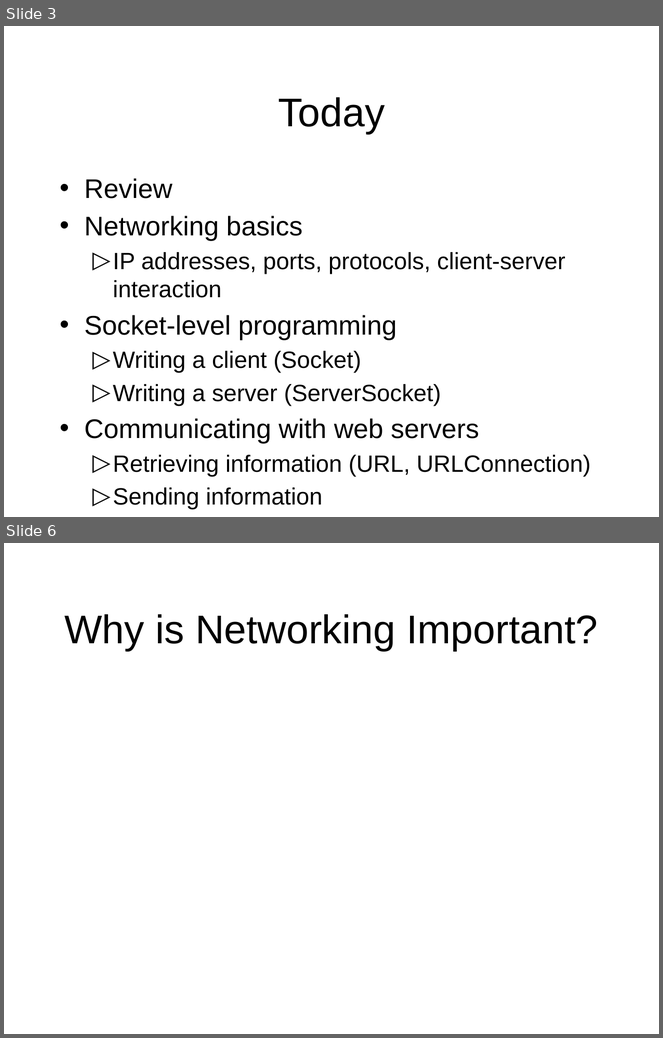
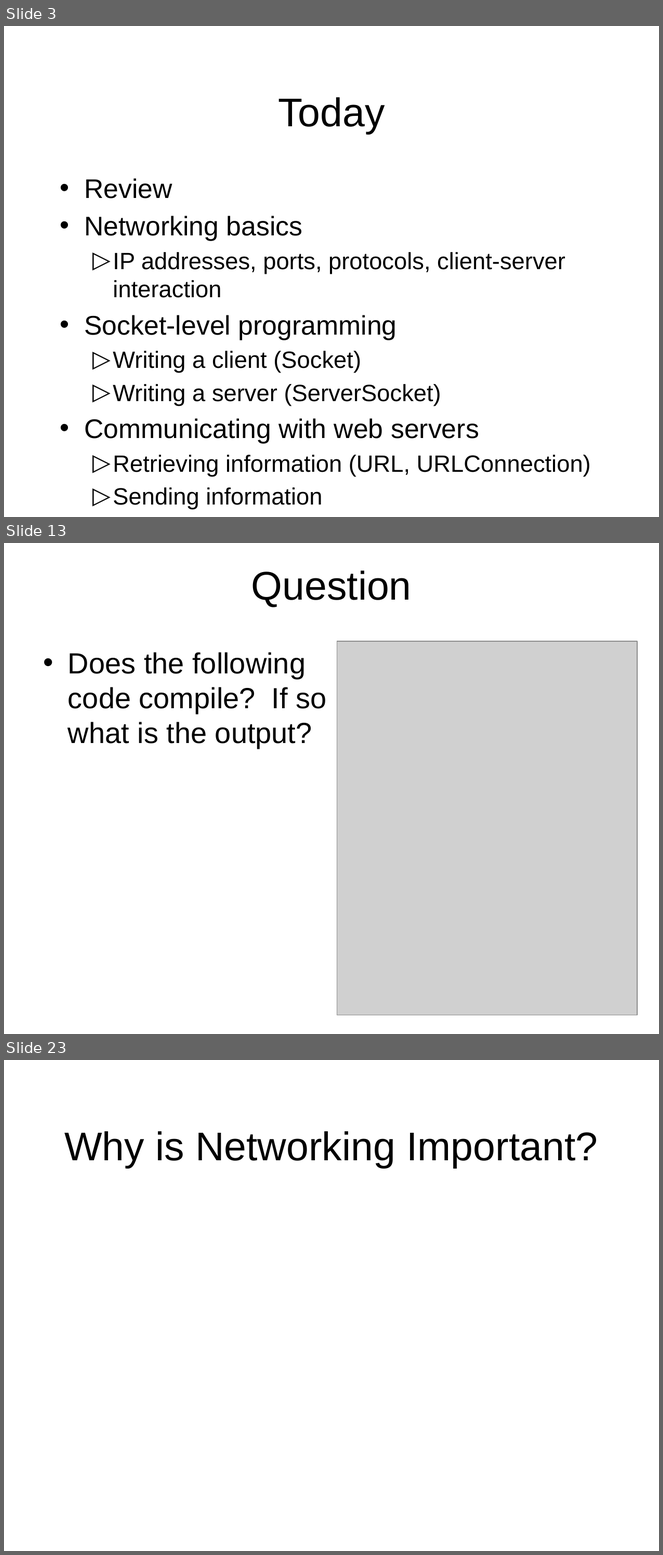
Before and after one commit to octaviordz/zjnu2017.github.io, a slide deck: OOP/lectures/120--Network.Programming.pptx. Shown one above the other, each under a label of ours: slides 3 and 6 before the commit, slides 3, 13 and 23 after it; the slides between them are not shown. The pictures are 663x1038 and 663x1555 pixels, drawn with LibreOffice and Linux fonts; fonts in the diff are those of the drawing; grey boxes stand for pictures. Boxes give left, top, right and bottom in pixels: in the first picture for what was removed or moved away, otherwise in the second. Text is boxed around its words. In the diff, an @@ line names an element or a change of style, - is before the commit and + after.

Commit message:
Update slides with review questions for lecture.

```diff
--- a/OOP/lectures/120--Network.Programming.pptx
+++ b/OOP/lectures/120--Network.Programming.pptx
@@ slide 13 added at <box>4,543,659,1034</box>, background #FFFFFF @@
@@ title added at <box>252,571,412,607</box>, 44 pt, text #000000 @@
+Question
@@ picture added at <box>337,641,637,1015</box> @@
@@ text added at <box>68,652,326,749</box>, 32 pt, text #000000 @@
+• Does the following code compile? If so what is the output?
@@ what was slide 6 is now slide 23 @@
```
Also in this commit, not shown: 2 slides changed, 16 other slides added, 2 other files.
